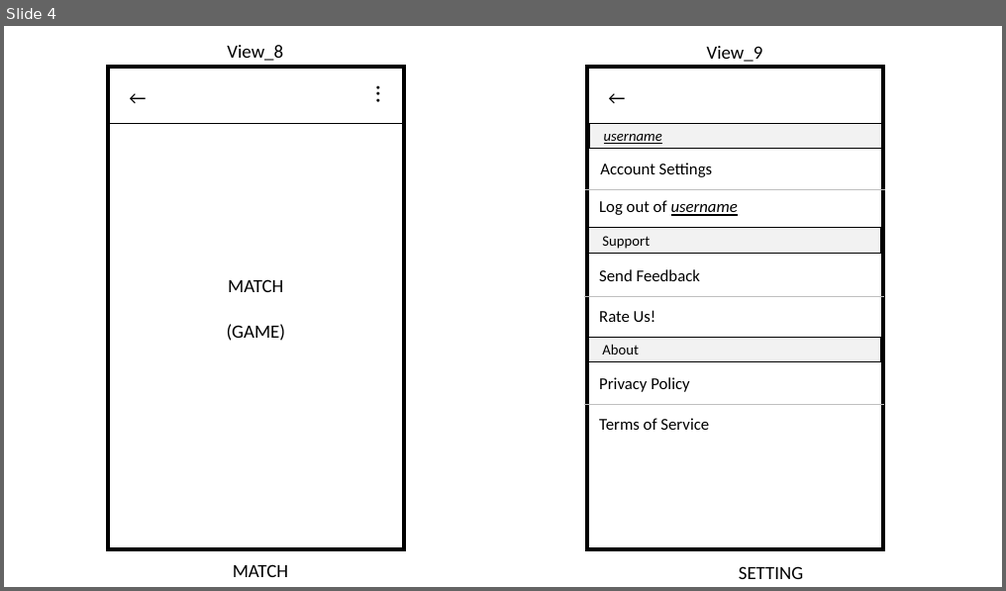
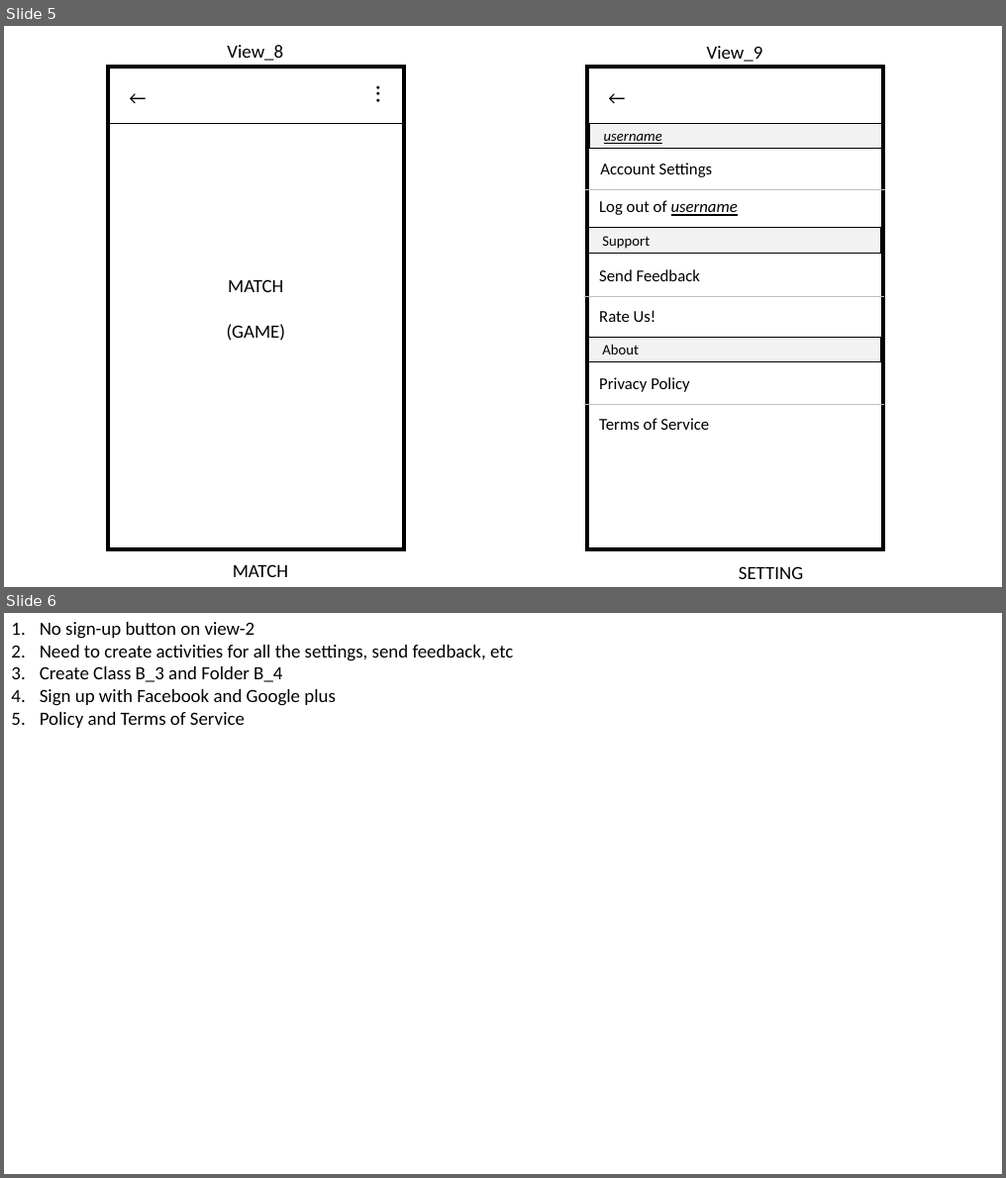
Before and after one commit to mhlee1215/IEDUFlashCard, a slide deck: Device Screen.pptx. Shown one above the other, each under a label of ours: slide 4 before the commit, slides 5 and 6 after it. The pictures are 1006x591 and 1006x1178 pixels, drawn with LibreOffice and Linux fonts; fonts in the diff are those of the drawing. Boxes give left, top, right and bottom in pixels: in the first picture for what was removed or moved away, otherwise in the second. Text is boxed around its words. In the diff, an @@ line names an element or a change of style, - is before the commit and + after.

Commit message:
updated with things we need to do

```diff
--- a/Device Screen.pptx
+++ b/Device Screen.pptx
@@ slide 6 added at (4,613,1002,1174), background #FFFFFF @@
@@ text added at (40,622,513,728), 18 pt, text #000000 @@
+1. No sign-up button on view-2
+2. Need to create activities for all the settings, send feedback, etc
+3. Create Class B_3 and Folder B_4
+4. Sign up with Facebook and Google plus
+5. Policy and Terms of Service
@@ what was slide 4 is now slide 5 @@
```
Also in this commit, not shown: 1 other slide added.
